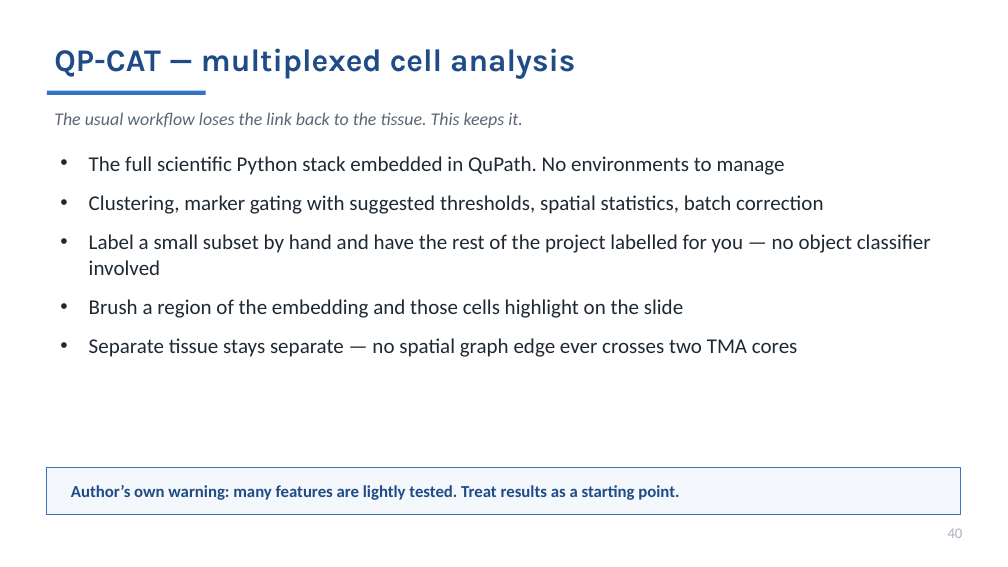
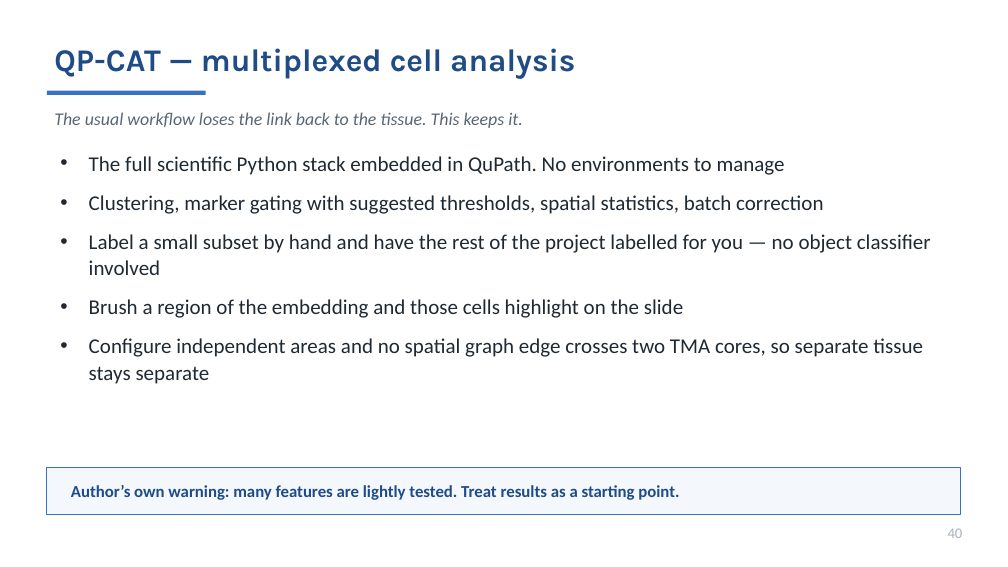
Before and after one commit to MichaelSNelson/BINA-I2K-2026-QuPath-Extensions, a slide deck: slide 40 of I2K_2026_QuPath_Extensions.pptx. Drawn at 1008x567 pixels with LibreOffice and Linux fonts; fonts in the diff are those of the drawing. Boxes give left, top, right and bottom in pixels: in the first picture for what was removed or moved away, otherwise in the second. Text is boxed around its words. In the diff, an @@ line names an element or a change of style, - is before the commit and + after.

```diff
--- a/I2K_2026_QuPath_Extensions.pptx
+++ b/I2K_2026_QuPath_Extensions.pptx
@@ text at [89,338,923,384]: text changed @@
-• Separate tissue stays separate — no spatial graph edge ever crosses two TMA cores
+• Configure independent areas and no spatial graph edge crosses two TMA cores, so separate tissue stays separate
```
Also in this commit, not shown: 2 other slides changed, 5 other files.
